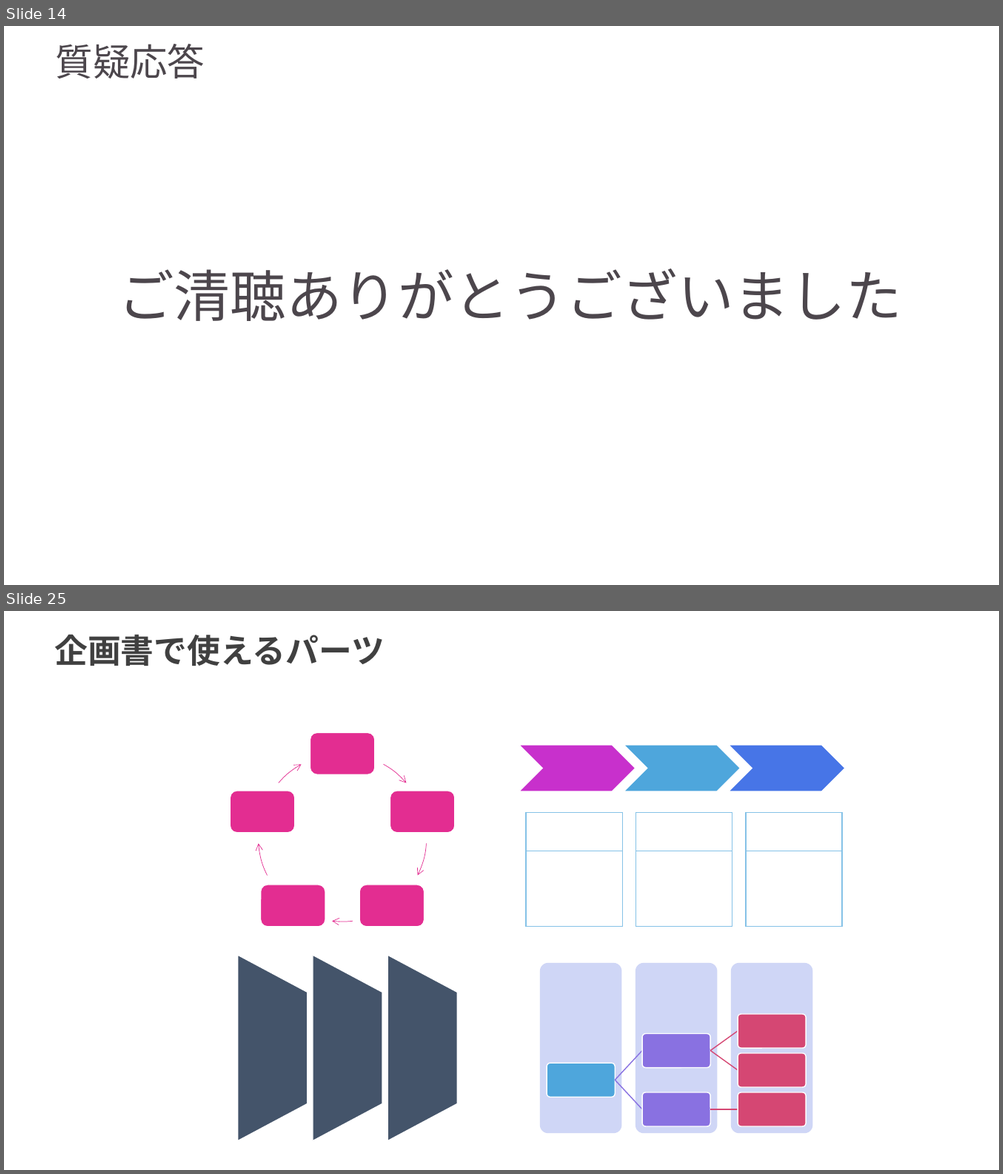
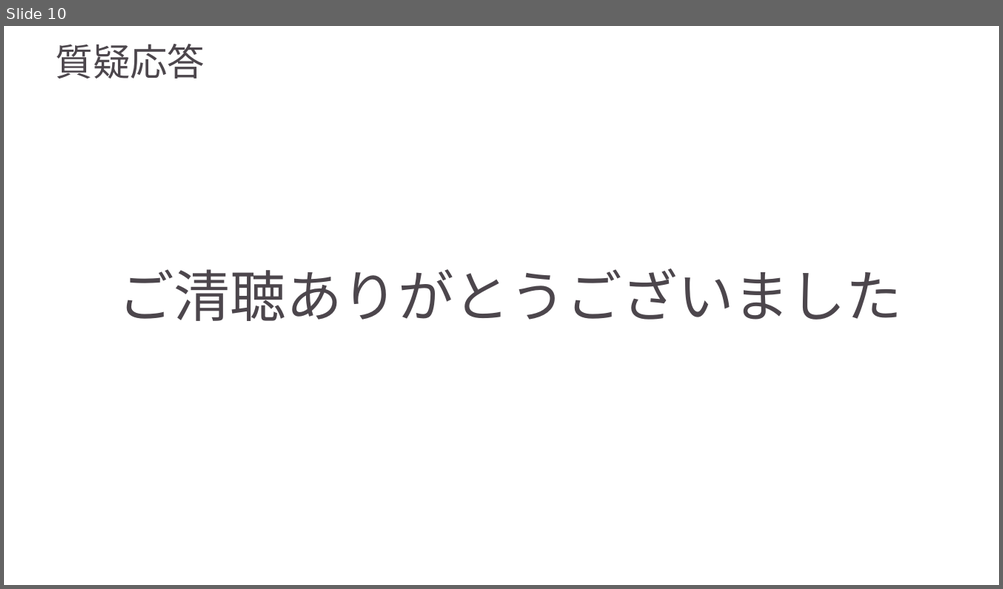
Before and after one commit to AdiosSora/subcall_cosmo, a slide deck: stable.pptx. Shown one above the other, each under a label of ours: slides 14 and 25 before the commit, slide 10 after it; the slides between them are not shown. The pictures are 1003x1174 and 1003x589 pixels, drawn with LibreOffice and Linux fonts; fonts in the diff are those of the drawing; background and template pictures are left out. Boxes give left, top, right and bottom in pixels: in the first picture for what was removed or moved away, otherwise in the second. Text is boxed around its words. In the diff, an @@ line names an element or a change of style, - is before the commit and + after.

```diff
--- a/stable.pptx
+++ b/stable.pptx
@@ slide 25 removed at bbox=[4, 611, 999, 1170], background picture (left out) @@
@@ text removed at bbox=[54, 634, 384, 666] @@
-企画書で使えるパーツ
@@ group removed at bbox=[230, 732, 455, 926]: 5 rounded rectangles, 5 freeform shapes @@
@@ chevron removed at bbox=[519, 745, 635, 792] @@
@@ chevron removed at bbox=[624, 745, 740, 792] @@
@@ chevron removed at bbox=[728, 745, 845, 792] @@
@@ group removed at bbox=[526, 813, 842, 926]: 6 rectangles @@
@@ flow chart manual operation removed at bbox=[238, 954, 307, 1141] @@
@@ flow chart manual operation removed at bbox=[313, 954, 383, 1141] @@
@@ flow chart manual operation removed at bbox=[388, 954, 458, 1141] @@
@@ group removed at bbox=[540, 963, 813, 1134]: 9 rounded rectangles, 5 freeform shapes @@
@@ what was slide 14 is now slide 10 @@
```
Also in this commit, not shown: 6 slides changed, 4 slides added, 17 other slides removed.
